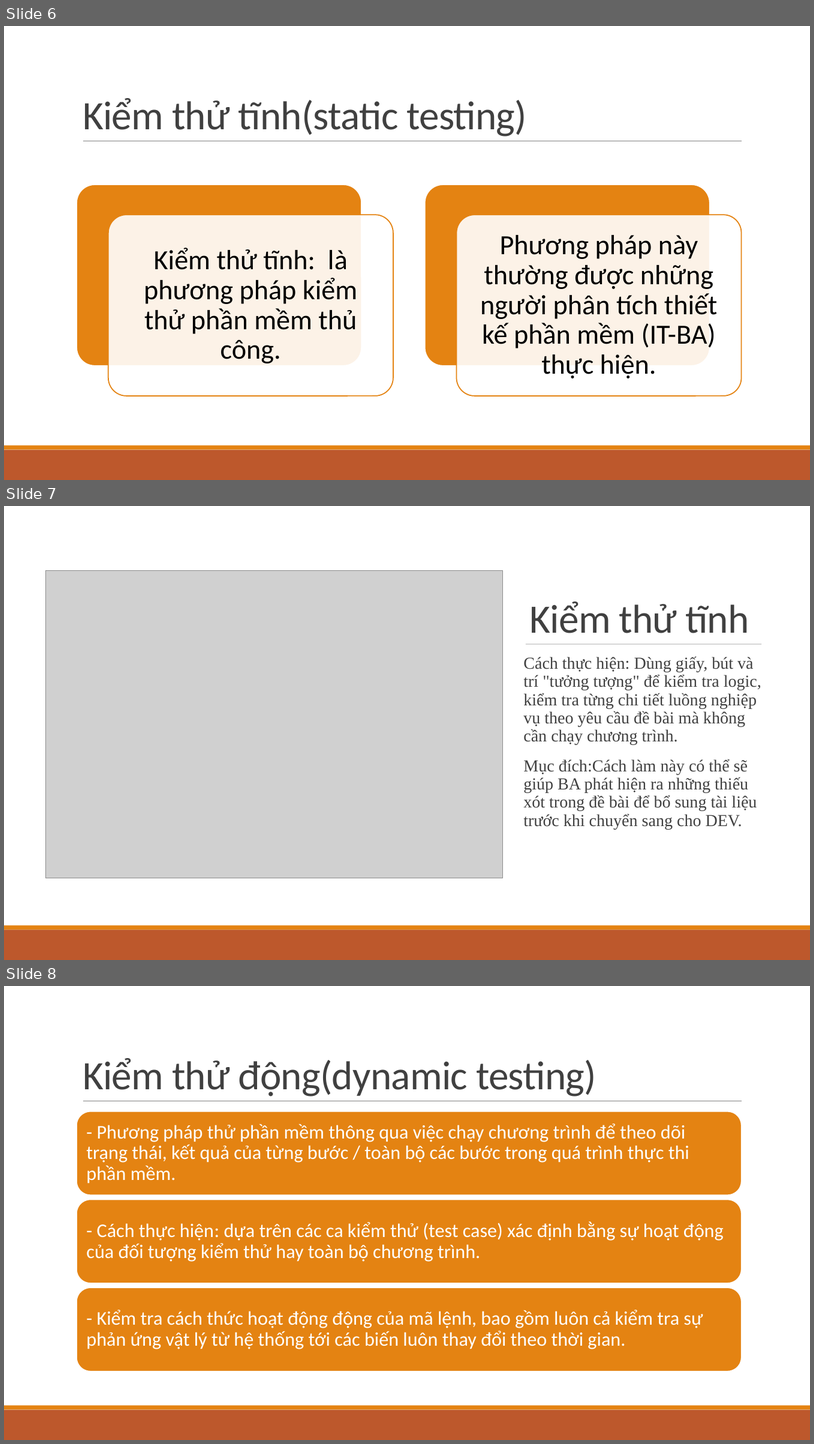
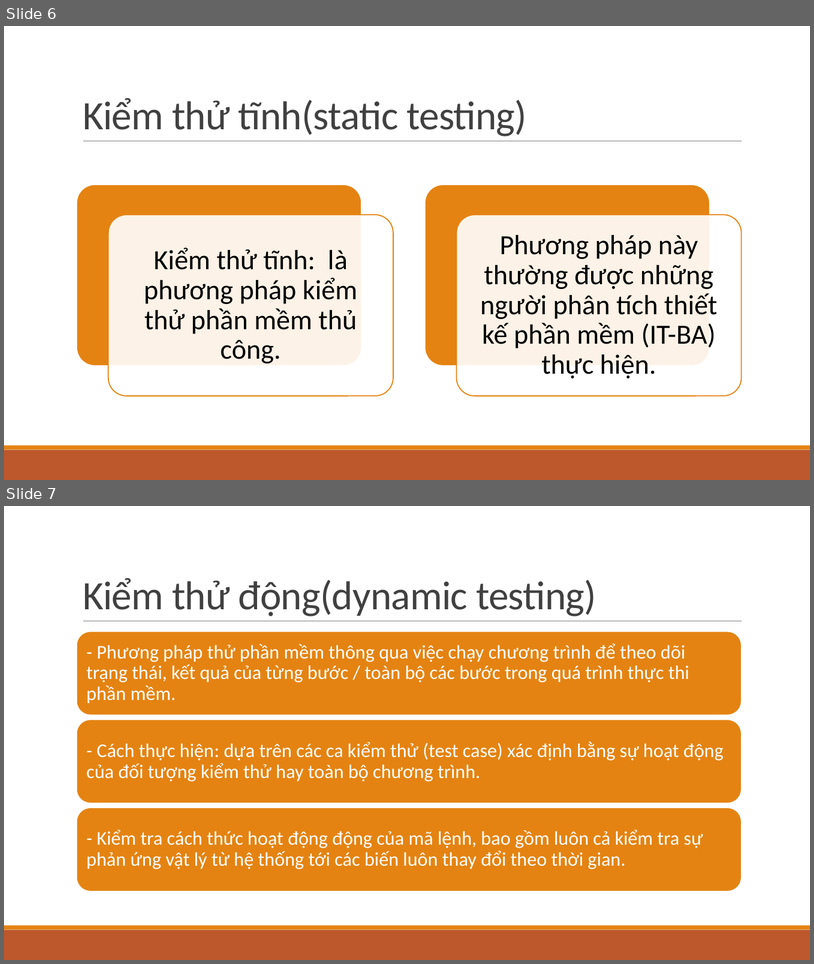
Before and after one commit to LongPML/CS112.L21.KHCL, a slide deck: Project_Unit_Test/Program_Testing.pptx. Shown one above the other, each under a label of ours: slides 6, 7 and 8 before the commit, slides 6 and 7 after it. The pictures are 814x1444 and 814x964 pixels, drawn with LibreOffice and Linux fonts; fonts in the diff are those of the drawing; grey boxes stand for pictures. Boxes give left, top, right and bottom in pixels: in the first picture for what was removed or moved away, otherwise in the second. Text is boxed around its words. In the diff, an @@ line names an element or a change of style, - is before the commit and + after.

```diff
--- a/Project_Unit_Test/Program_Testing.pptx
+++ b/Project_Unit_Test/Program_Testing.pptx
@@ slide 7 removed at box(4, 506, 810, 960), background #FFFFFF @@
@@ rectangle removed at box(4, 506, 810, 925) @@
@@ picture removed at box(46, 571, 503, 877) @@
@@ title removed at box(530, 601, 749, 633) @@
-Kiểm thử tĩnh
@@ line removed from (526, 644) to (762, 644) @@
@@ text removed at box(524, 656, 762, 829) @@
-Cách thực hiện: Dùng giấy, bút và trí "tưởng tượng" để kiểm tra logic, kiểm tra từng chi tiết luồng nghiệp vụ theo yêu cầu đề bài mà không cần chạy chương trình.
-Mục đích:Cách làm này có thể sẽ giúp BA phát hiện ra những thiếu xót trong đề bài để bổ sung tài liệu trước khi chuyển sang cho DEV.
@@ rectangle removed at box(4, 925, 810, 930) @@
@@ rectangle removed at box(4, 930, 810, 960) @@
@@ what was slide 8 is now slide 7 @@
```
Also in this commit, not shown: 2 slides changed, 1 slide added, 4 other slides removed, 3 other files.
